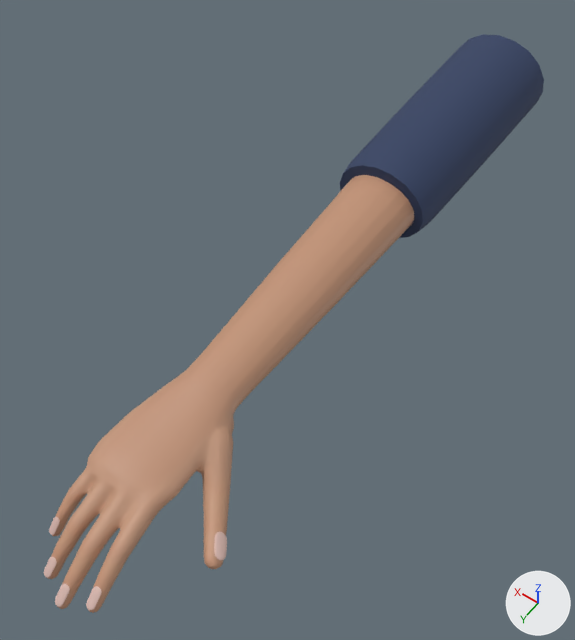
Two versions of the glTF model models/tay/tay_tha_long.glb, one commit apart.
Before and after are seen from a 50 mm camera at (-0.272, 0.255, 0.577) aimed at (0.006, -0.135, -0.035). Arrows for +X, +Y and +Z are at lower right; the lights stay in place. The picture after the commit comes second. Vertices at exactly the same position are counted once.

Names of what the first picture shows: 'tay_tha_long'.
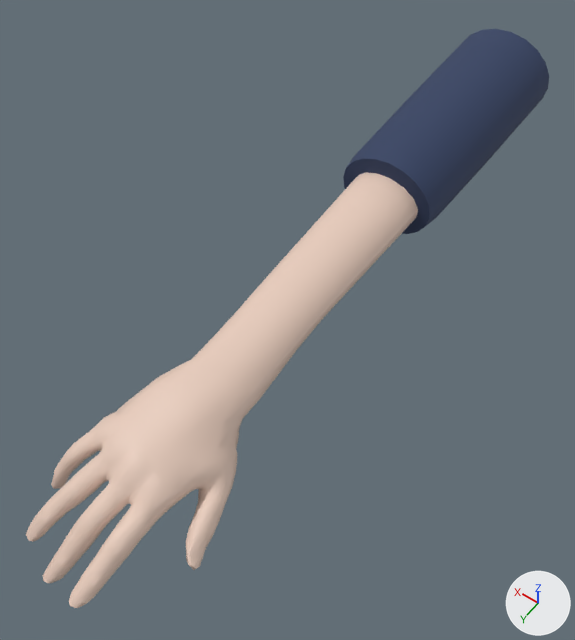
What changed in the scene script:
```text
Add mat_davr:
    mat_davr = bpy.data.materials.new('DaVR')
    # nodes: BsdfPrincipled, Mix, OutputMaterial, VertexColor
    # colours: beige #e7cbbc, mixed with the vertex colours
Change me_tay_tha_long:
    used by ob_tay_tha_long; location = (0.0, 0.0, 0.0)
    remove me_tay_tha_long.from_pydata(...)  # 5042 vertices, 10056 faces; spans x -0.097..0.058, y -0.56..0.192, z -0.047..0.053
    remove me_tay_tha_long.materials.append(mat_da)
    add me_tay_tha_long.from_pydata(...)  # 1014 vertices, 2020 faces; spans x -0.078..0.08, y -0.57..0.185, z -0.07..0.056
    me_tay_tha_long part 1: the loose piece of 4490 vertices spanning x -0.097..0.043, y -0.45..0.192, z -0.047..0.037 is rebuilt with 934 vertices and now spans x -0.078..0.08, y -0.482..0.185, z -0.07..0.038, in mat_davr
    me_tay_tha_long part 2: the loose piece of 72 vertices spanning x -0.058..0.058, y -0.56..-0.29, z -0.045..0.053 is rebuilt with 80 vertices and now spans x -0.06..0.06, y -0.57..-0.3, z -0.048..0.056
    me_tay_tha_long part 3: the loose piece of 96 vertices spanning x -0.039..-0.03, y 0.165..0.181, z -0.029..-0.018 is deleted
    me_tay_tha_long part 4: the loose piece of 96 vertices spanning x -0.015..-0.006, y 0.177..0.192, z -0.036..-0.024 is deleted
    me_tay_tha_long part 5: the loose piece of 96 vertices spanning x 0.009..0.018, y 0.167..0.181, z -0.039..-0.026 is deleted
    me_tay_tha_long part 6: the loose piece of 96 vertices spanning x 0.03..0.038, y 0.143..0.154, z -0.036..-0.023 is deleted
    me_tay_tha_long part 7: the loose piece of 96 vertices spanning x -0.097..-0.08, y 0.077..0.097, z -0.022..-0.014 is deleted
    remove me_tay_tha_long.materials.append(mat_mong)
    add me_tay_tha_long.materials.append(mat_davr)
```

What differs and where, as boxes (x1, y1, x2, y2) in the pictures (575 x 640 px):
'tay_tha_long', reshaped: before (44, 34, 544, 613); after (26, 29, 549, 608)
part 1 of me_tay_tha_long, rebuilt (7% wider): before (48, 175, 414, 613); after (26, 173, 418, 608)
part 2 of me_tay_tha_long, rebuilt: before (340, 34, 544, 238); after (343, 29, 549, 234)
part 3 of me_tay_tha_long, deleted: before (86, 586, 102, 610)
part 4 of me_tay_tha_long, deleted: before (55, 584, 70, 607)
part 5 of me_tay_tha_long, deleted: before (44, 557, 57, 578)
part 6 of me_tay_tha_long, deleted: before (49, 517, 60, 535)
part 7 of me_tay_tha_long, deleted: before (214, 532, 227, 560)
